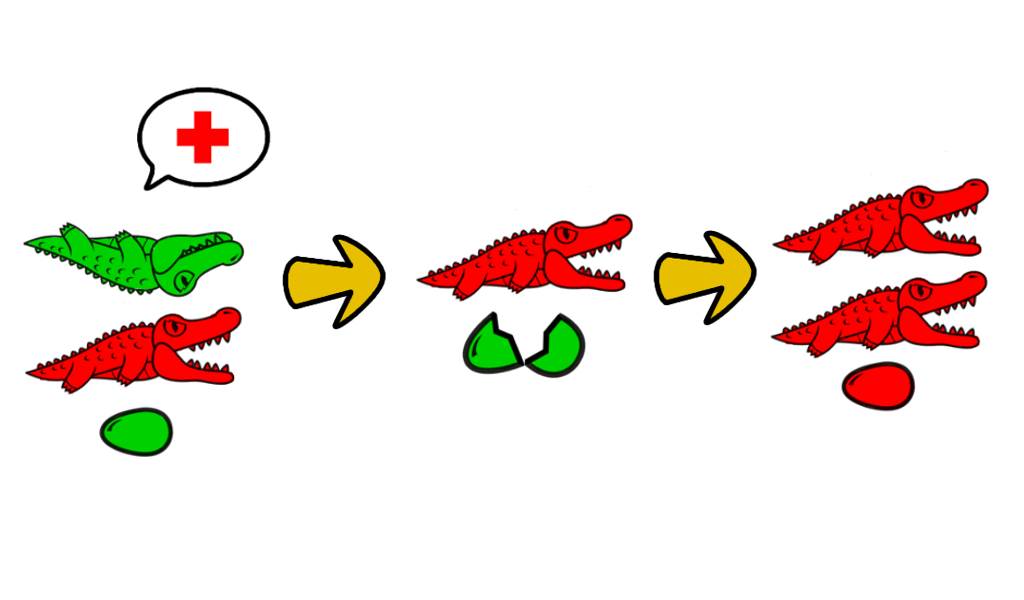
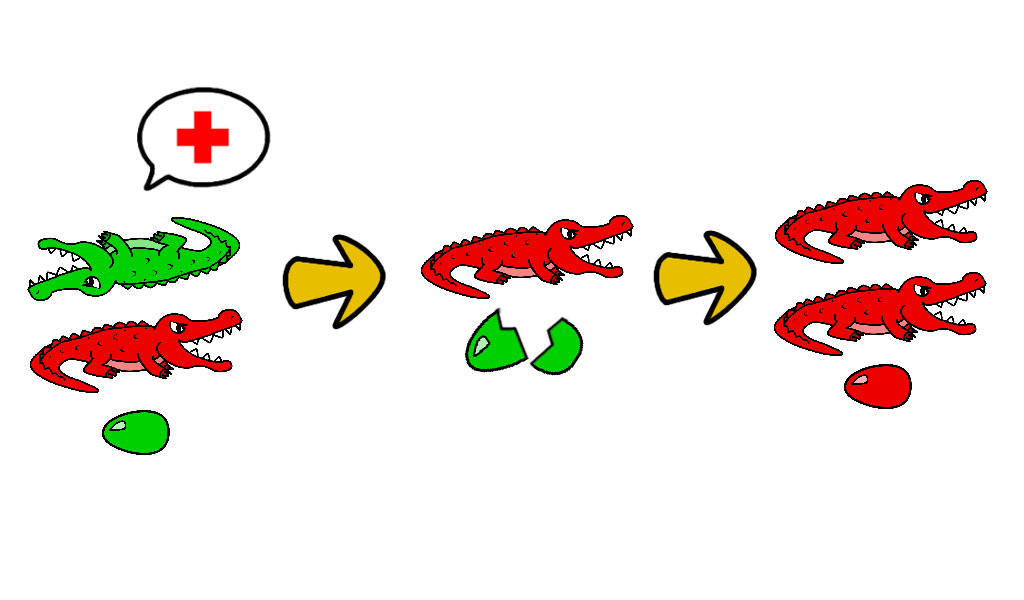
The second (1024, 600) image is a revision of the first. Changes to its layers:
removed layer "Eingefügte Ebene-Kopie#1" over [770, 151, 990, 412]
removed layer "Eingefügte Ebene-Kopie" over [416, 173, 914, 379]
added layer "Transformation" above "Eingefügte Ebene" over [463, 306, 530, 374]
moved "Eingefügte Ebene" above "Eingefügte Ebene #8", painted on it over [24, 209, 585, 458]
added layer "Eingefügte Ebene #8" above "Eingefügte Ebene #7" over [774, 272, 987, 356]
added layer "Eingefügte Ebene #7" above "Eingefügte Ebene #6" over [775, 180, 988, 264]
added layer "Eingefügte Ebene #6" above "Eingefügte Ebene #5" over [421, 215, 634, 299]
added layer "Eingefügte Ebene #5" above "Eingefügte Ebene #4" over [30, 309, 243, 393]
added layer "Eingefügte Ebene #4" above "Eingefügte Ebene #3" over [844, 364, 912, 409]
added layer "Eingefügte Ebene #3" above "Eingefügte Ebene #2" over [102, 410, 170, 455]
renamed "Eingefügte Ebene#1" to "Eingefügte Ebene #1", moved it above "Eingefügte Ebene#5", painted on it over [22, 217, 245, 301]
